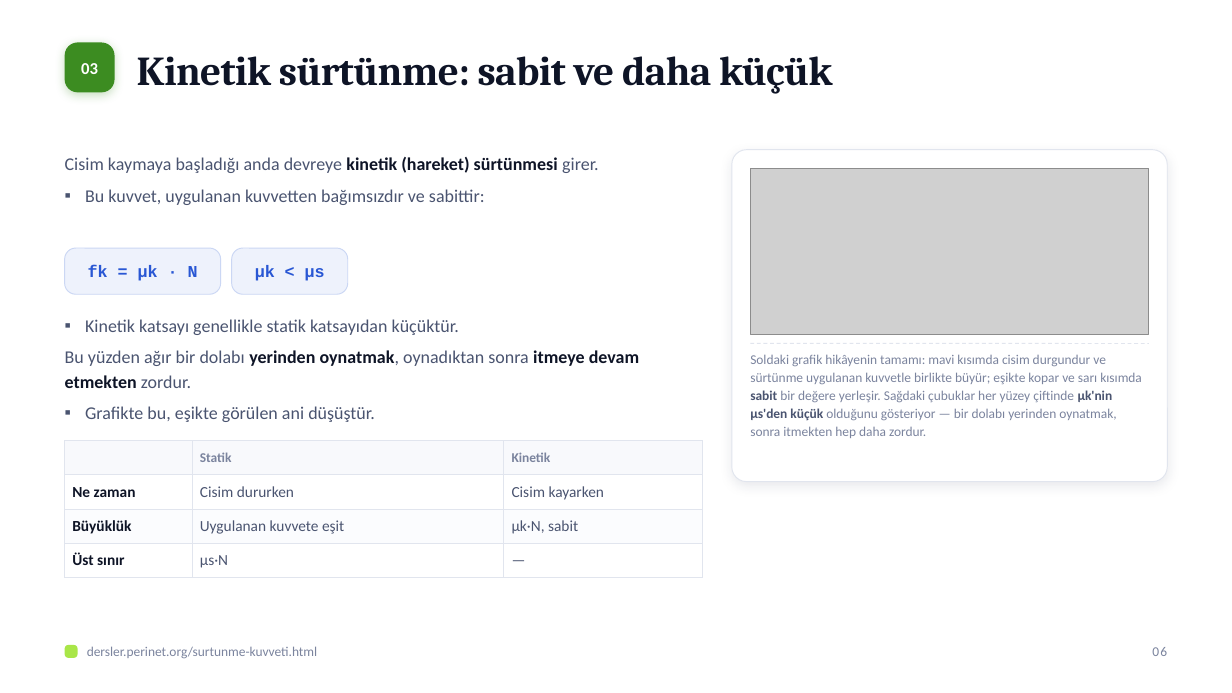
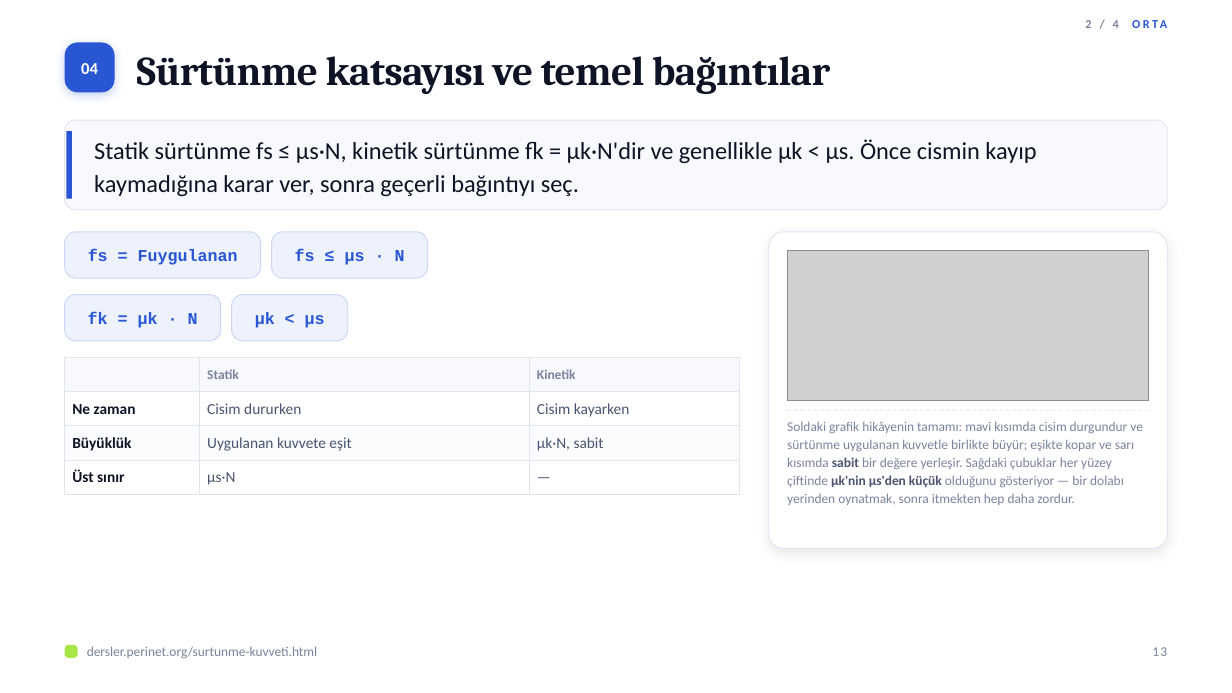
Before and after one commit to elestirmen/dersler, a slide deck: slide 13 of dist/sunum/surtunme-kuvveti.pptx (slide 6 before the commit). Drawn at 1232x693 pixels with LibreOffice and Linux fonts; fonts in the diff are those of the drawing; grey boxes stand for pictures. Boxes give left, top, right and bottom in pixels: in the first picture for what was removed or moved away, otherwise in the second. Text is boxed around its words. In the diff, an @@ line names an element or a change of style, - is before the commit and + after.

```diff
--- a/dist/sunum/surtunme-kuvveti.pptx
+++ b/dist/sunum/surtunme-kuvveti.pptx
@@ text added at [1085, 20, 1119, 28], 9.5 pt, text #2957D4, bold @@
+2 / 4 ORTA
@@ rounded rectangle at [65, 43, 115, 92]: fill #3C8C21 to #2957D4; shadow changed @@
@@ text at [137, 56, 830, 94]: text changed @@
-Kinetik sürtünme: sabit ve daha küçük
+Sürtünme katsayısı ve temel bağıntılar
@@ text at [81, 63, 98, 74]: text changed @@
-03
+04
@@ rounded rectangle added at [65, 120, 1167, 210], fill #F8F9FC, outline #E1E5EE 0.75 pt @@
@@ rectangle added at [67, 131, 72, 199], fill #2957D4 @@
@@ text added at [94, 140, 1036, 196], 19 pt, text #0E1426 @@
+Statik sürtünme fs ≤ μs·N, kinetik sürtünme fk = μk·N'dir ve genellikle μk < μs. Önce cismin kayıp kaymadığına karar ver, sonra geçerli bağıntıyı seç.
@@ text removed at [65, 157, 599, 205] @@
-▪ Cisim kaymaya başladığı anda devreye kinetik (hareket) sürtünmesi girer.
-▪ Bu kuvvet, uygulanan kuvvetten bağımsızdır ve sabittir:
@@ picture removed at [750, 168, 1149, 335] @@
@@ rounded rectangle added at [65, 232, 261, 278], fill #EEF2FC, outline #CBD7F4 0.75 pt @@
@@ rounded rectangle added at [272, 232, 428, 278], fill #EEF2FC, outline #CBD7F4 0.75 pt @@
@@ rounded rectangle: place and size @@
-rounded rectangle at [732, 150, 1167, 482]
+rounded rectangle at [769, 232, 1167, 549]
@@ rounded rectangle at [769, 232, 1167, 549]: proportions changed @@
@@ text added at [88, 249, 238, 265], 13 pt, text #2957D4, bold @@
+fs = Fuygulanan
@@ text added at [295, 249, 405, 265], 13 pt, text #2957D4, bold @@
+fs ≤ μs · N
@@ picture added at [787, 250, 1149, 401] @@
@@ 2 texts, 2 rounded rectangles: place and size @@
-2 texts, 2 rounded rectangles at [65, 249, 348, 295]
+2 texts, 2 rounded rectangles at [65, 295, 348, 341]
@@ text removed at [65, 319, 639, 422] @@
-▪ Kinetik katsayı genellikle statik katsayıdan küçüktür.
-▪ Bu yüzden ağır bir dolabı yerinden oynatmak, oynadıktan sonra itmeye devam etmekten zordur.
-▪ Grafikte bu, eşikte görülen ani düşüştür.
@@ table: place and size @@
-table at [65, 441, 702, 572]
+table at [65, 358, 739, 489]
@@ text "Soldaki grafik hikâyenin tamamı: mavi ..." rewrapped from [750, 354, 1142, 438] to [787, 421, 1143, 505] @@
@@ line moved from (750, 344) - (1149, 344) to (787, 410) - (1149, 410) @@
@@ text at [1152, 647, 1167, 656]: text changed @@
-06
+13
```
Also in this commit, not shown: 11 other slides changed, 32 slides added, 5 slides removed, 21 other files.
